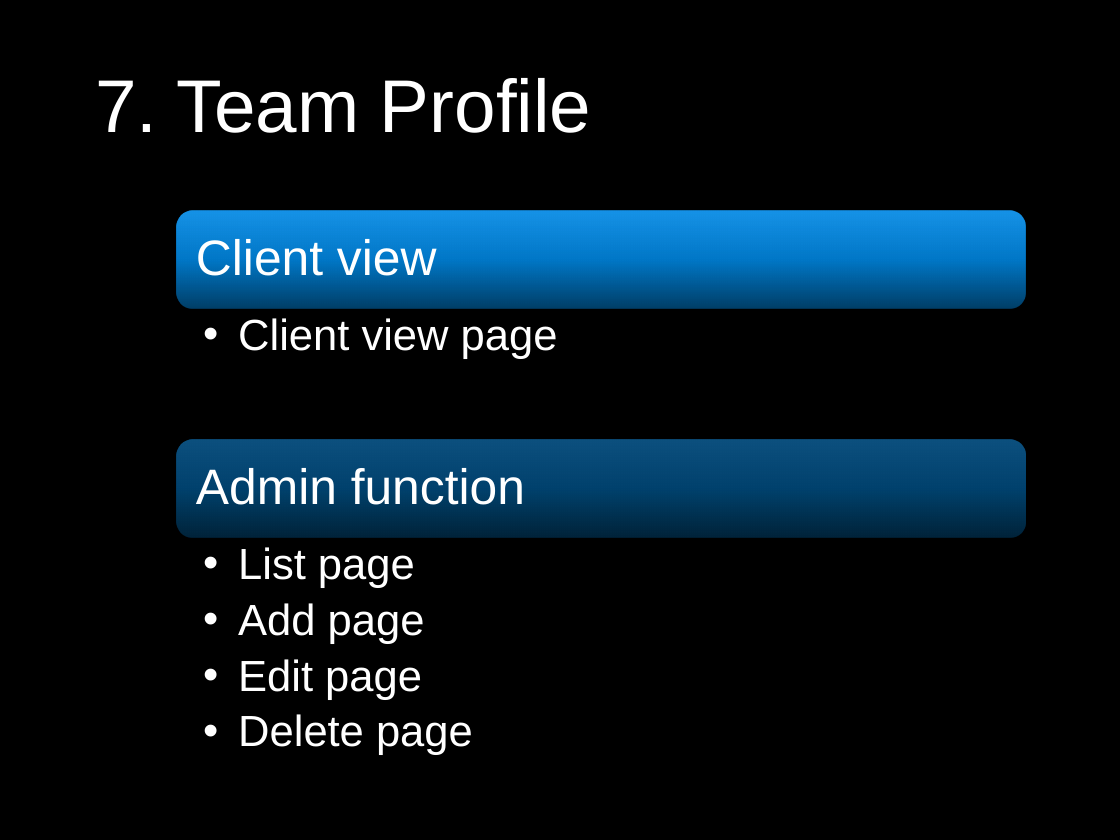
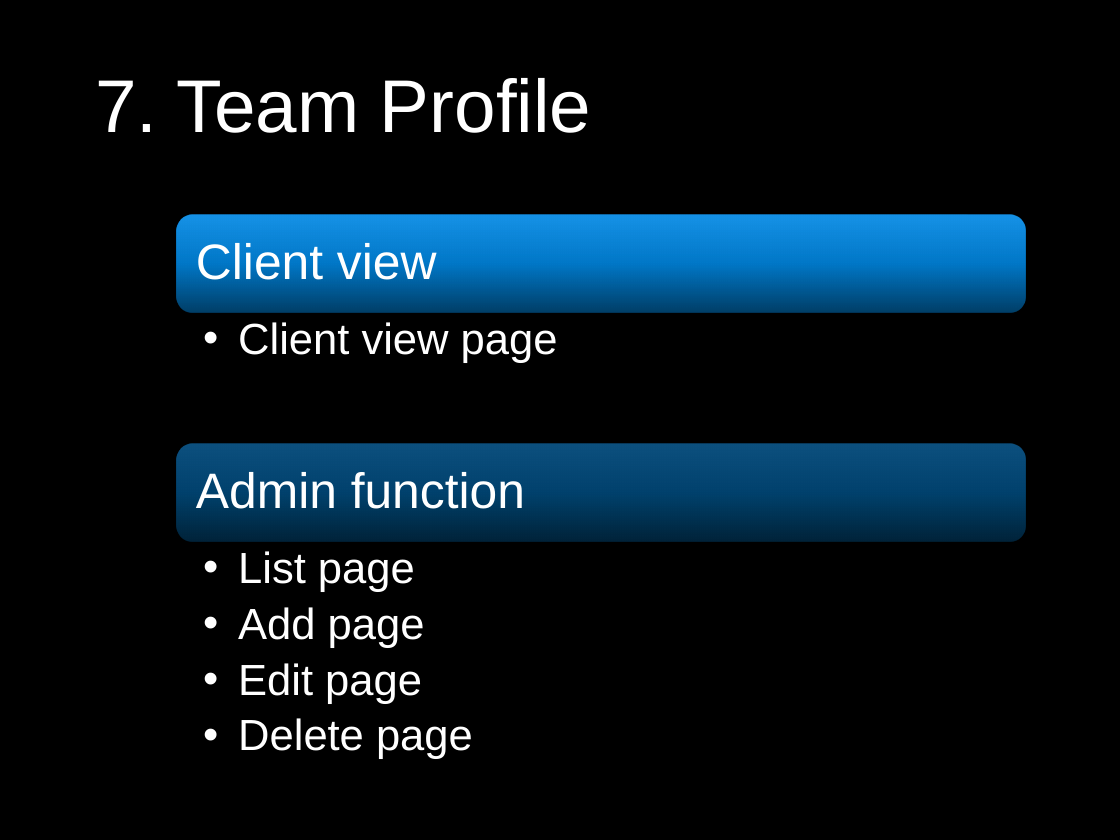
Before and after one commit to yadwinds/761_VEL, a slide deck: slide 8 of PCB/09 Final/Final Presentation (VEL).pptx. Drawn at 1120x840 pixels with LibreOffice and Linux fonts; fonts in the diff are those of the drawing; background and template pictures are left out. Boxes give left, top, right and bottom in pixels: in the first picture for what was removed or moved away, otherwise in the second. Text is boxed around its words. In the diff, an @@ line names an element or a change of style, - is before the commit and + after.

```diff
--- a/PCB/09 Final/Final Presentation (VEL).pptx
+++ b/PCB/09 Final/Final Presentation (VEL).pptx
@@ 3 texts, 2 rounded rectangles: place and size @@
-3 texts, 2 rounded rectangles at box(176, 211, 1025, 538)
+3 texts, 2 rounded rectangles at box(176, 215, 1025, 542)
@@ text "List page": place and size @@
-text "List page" at box(238, 547, 473, 755)
+text "List page" at box(238, 551, 473, 759)
```
Also in this commit, not shown: 2 other slides changed, 1 other file.
